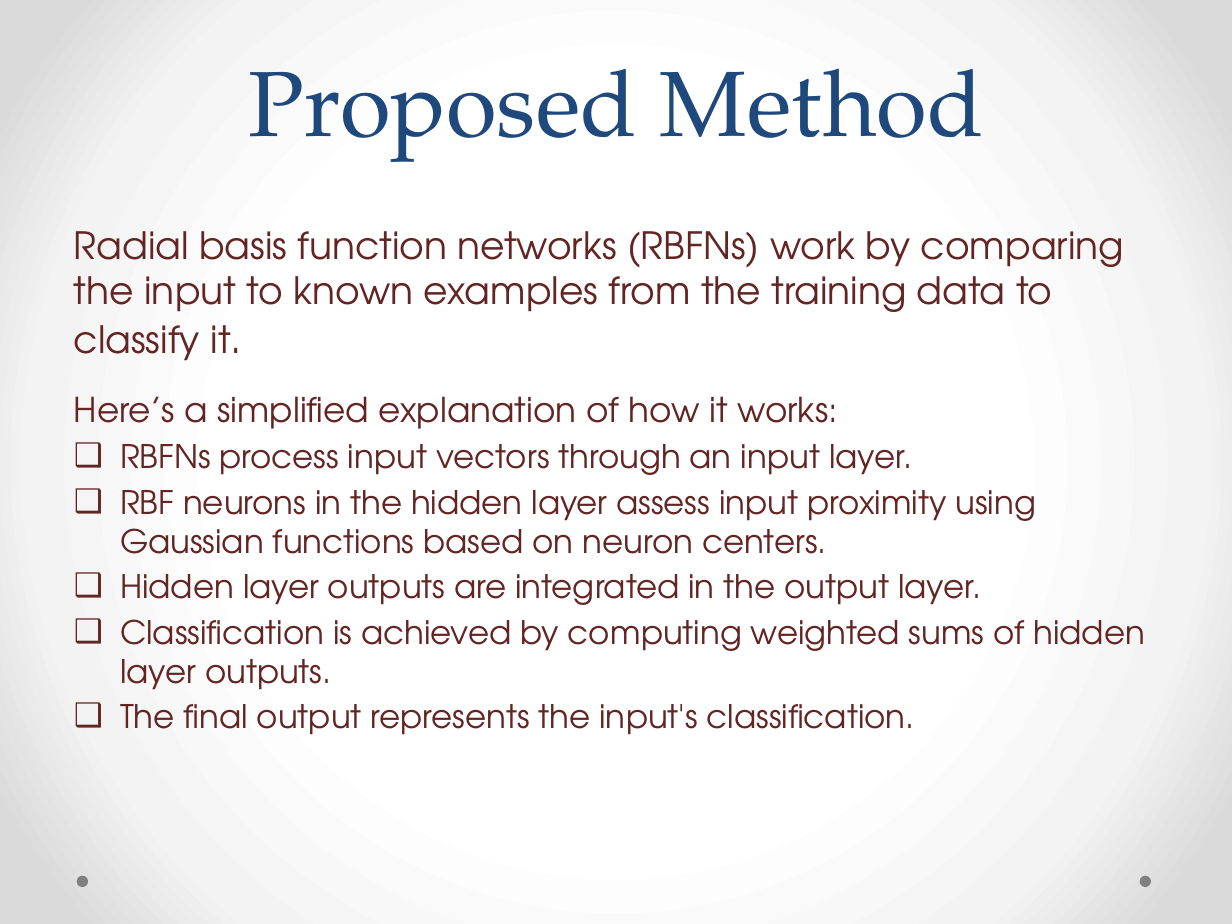
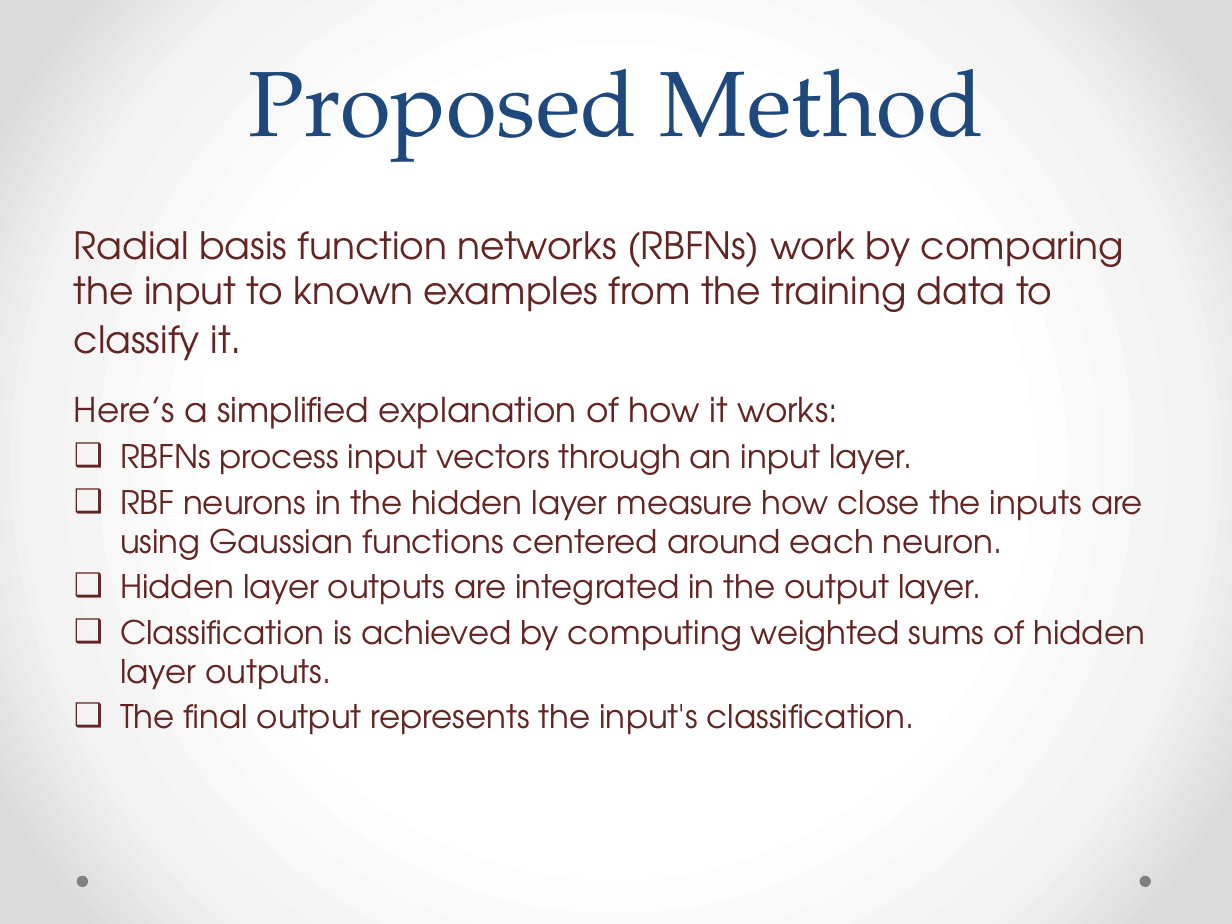
Before and after one commit to shrutipathak12321/Brain-Segmentation-using-RBFNN, a slide deck: slide 9 of Project_presentation.pptx. Drawn at 1232x924 pixels with LibreOffice and Linux fonts; fonts in the diff are those of the drawing. Boxes give left, top, right and bottom in pixels: in the first picture for what was removed or moved away, otherwise in the second. Text is boxed around its words. In the diff, an @@ line names an element or a change of style, - is before the commit and + after.

```diff
--- a/Project_presentation.pptx
+++ b/Project_presentation.pptx
@@ text at (120, 490, 1143, 560): text changed @@
-❑ RBF neurons in the hidden layer assess input proximity using Gaussian functions based on neuron centers.
+❑ RBF neurons in the hidden layer measure how close the inputs are using Gaussian functions centered around each neuron.
```
Also in this commit, not shown: 9 other slides changed, 1 slide added, 1 slide removed, 2 other files.
